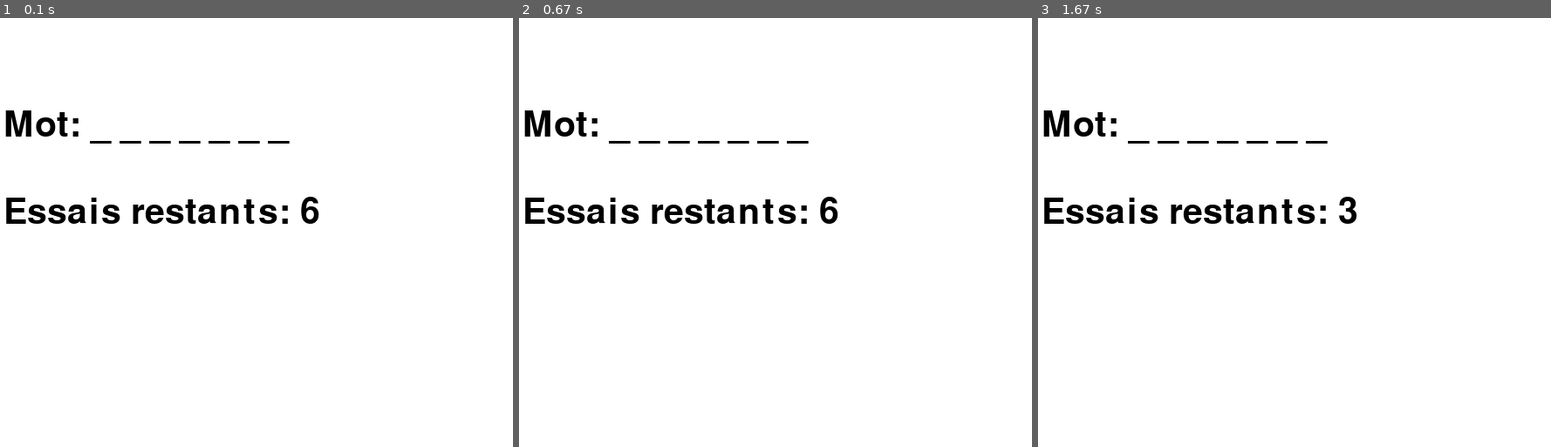
Above: before the commit, frames 1-3 (left to right).
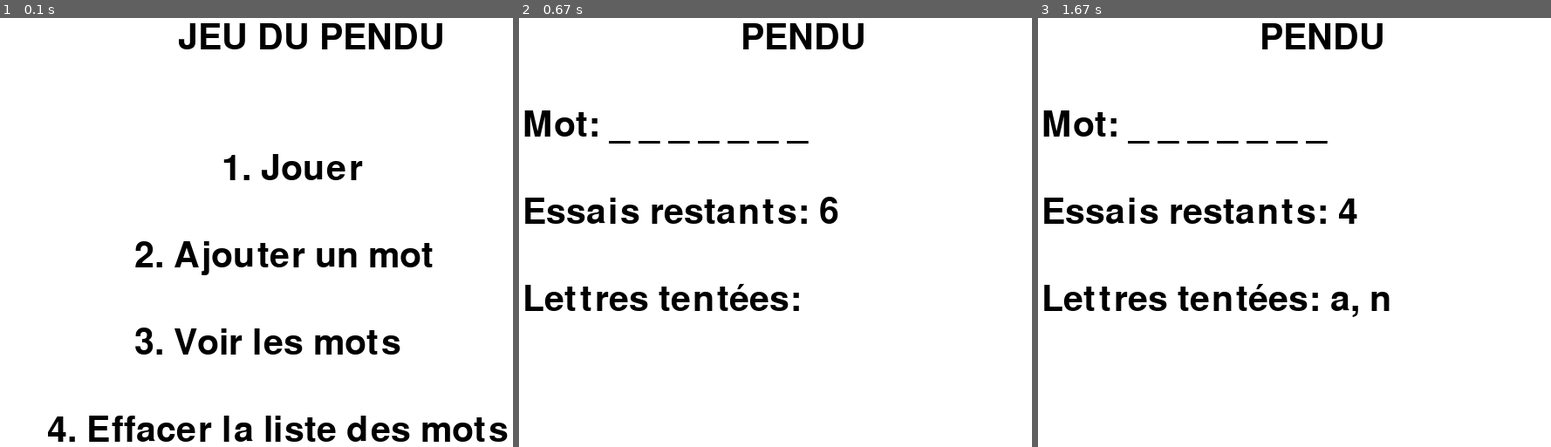
Above: after the commit, the same moments.

Repository: Hippolyte-Geslain/pendu
Game: pygame game, started from Pendu.py
The game is run twice, just before and just after one commit, with the same random seed, the same clock (stepped at 60 frames per second) and the same inputs.
Inputs:
- Up to frame 1 (0.1 s): no input
- Up to frame 2 (0.67 s): tap 1 at 0.33 s
- Up to frame 3 (1.67 s): tap Enter at 0.67, 1.33 s; type "ann" at 1 s

The runs differ from the first frame. In frame 1, 9.4% of the frame differs, in the area x 1-99%, y 1-99%; in frame 2, 2.2%; in frame 3, 2.6%.

Commit message:
réglage branche

Diff:
--- /dev/null
+++ b/Brouillon1.py
@@ -0,0 +1,164 @@
+import pygame
+import random
+import re
+import os
+
+# Initialiser Pygame
+pygame.init()
+
+# Dimensions de la fenêtre
+WIDTH, HEIGHT = 800, 600
+WHITE = (255, 255, 255)
+BLACK = (0, 0, 0)
+RED = (255, 0, 0)
+FONT = pygame.font.Font(None, 60)
+
+# Charger les mots depuis le fichier
+MOTS_FICHIER = "mot.txt"
+
+def charger_mots():
+    if not os.path.exists(MOTS_FICHIER):
+        with open(MOTS_FICHIER, "w") as f:
+            f.write("exemple\n")
+    with open(MOTS_FICHIER, "r") as f:
+        mots = f.read().splitlines()
+    return mots
+
+def ajouter_mot(nouveau_mot):
+    with open(MOTS_FICHIER, "a") as f:
+        f.write(nouveau_mot + "\n")
+
+def choisir_mot():
+    mots = charger_mots()
+    return random.choice(mots)
+
+# Initialiser l'écran
+screen = pygame.display.set_mode((WIDTH, HEIGHT))
+pygame.display.set_caption("Jeu du Pendu")
+
+def afficher_texte(texte, x, y, couleur=BLACK):
+    texte_render = FONT.render(texte, True, couleur)
+    screen.blit(texte_render, (x, y))
+
+def menu_principal():
+    clock = pygame.time.Clock()
+    while True:
+        screen.fill(WHITE)
+        afficher_texte("JEU DU PENDU", WIDTH // 2 - 150, 50)
+        afficher_texte("1. Jouer", WIDTH // 2 - 100, 200)
+        afficher_texte("2. Ajouter un mot", WIDTH // 2 - 200, 300)
+        afficher_texte("3. Voir les mots", WIDTH // 2 - 200, 400)
+        afficher_texte("4. Quitter", WIDTH // 2 - 100, 500)
+        pygame.display.flip()
+
+        for event in pygame.event.get():
+            if event.type == pygame.QUIT:
+                pygame.quit()
+                return
+            if event.type == pygame.KEYDOWN:
+                if event.key == pygame.K_1:
+                    jouer_partie()
+                elif event.key == pygame.K_2:
+                    ajouter_mot_interface()
+                elif event.key == pygame.K_3:
+                    voir_mots()
+                elif event.key == pygame.K_4:
+                    pygame.quit()
+                    return
+
+        clock.tick(30)
+
+def voir_mots():
+    clock = pygame.time.Clock()
+    mots = charger_mots()
+    while True:
+        screen.fill(WHITE)
+        afficher_texte("Liste des mots:", 50, 50)
+        for i, mot in enumerate(mots):
+            afficher_texte(mot, 50, 100 + i * 40)
+        afficher_texte("Appuyez sur Echap pour revenir au menu", 50, HEIGHT - 50, RED)
+        pygame.display.flip()
+
+        for event in pygame.event.get():
+            if event.type == pygame.QUIT:
+                pygame.quit()
+                return
+            if event.type == pygame.KEYDOWN:
+                if event.key == pygame.K_ESCAPE:
+                    return
+
+        clock.tick(30)
+
+def jouer_partie():
+    mot = choisir_mot()
+    lettres_trouvees = set()
+    lettres_tentees = set()
+    essais_restants = 6
+    clock = pygame.time.Clock()
+
+    def mot_cache():
+        return " ".join([lettre if lettre in lettres_trouvees else "_" for lettre in mot])
+
+    while True:
+        screen.fill(WHITE)
+        afficher_texte("PENDU", WIDTH // 2 - 100, 50)
+        afficher_texte(f"Mot: {mot_cache()}", 50, 150)
+        afficher_texte(f"Essais restants: {essais_restants}", 50, 250)
+        afficher_texte(f"Lettres tentées: {', '.join(sorted(lettres_tentees))}", 50, 350)
+
+        pygame.display.flip()
+
+        for event in pygame.event.get():
+            if event.type == pygame.QUIT:
+                pygame.quit()
+                return
+            if event.type == pygame.KEYDOWN:
+                lettre = event.unicode.lower()
+                if lettre.isalpha() and lettre not in lettres_tentees:
+                    lettres_tentees.add(lettre)
+                    if lettre in mot:
+                        lettres_trouvees.add(lettre)
+                    else:
+                        essais_restants -= 1
+
+        if essais_restants <= 0:
+            afficher_texte("Perdu!", WIDTH // 2 - 100, HEIGHT // 2, RED)
+            pygame.display.flip()
+            pygame.time.delay(2000)
+            return
+
+        if all(lettre in lettres_trouvees for lettre in mot):
+            afficher_texte("Gagné!", WIDTH // 2 - 100, HEIGHT // 2, RED)
+            pygame.display.flip()
+            pygame.time.delay(2000)
+            return
+
+        clock.tick(30)
+
+def ajouter_mot_interface():
+    clock = pygame.time.Clock()
+    mot = ""
+    while True:
+        screen.fill(WHITE)
+        afficher_texte("Ajouter un mot", WIDTH // 2 - 150, 50)
+        afficher_texte("Tapez le mot et appuyez sur Entrée:", 50, 150)
+        afficher_texte(mot, 50, 250)
+        pygame.display.flip()
+
+        for event in pygame.event.get():
+            if event.type == pygame.QUIT:
+                pygame.quit()
+                return
+            if event.type == pygame.KEYDOWN:
+                if event.key == pygame.K_RETURN:
+                    ajouter_mot(mot)
+                    return
+                elif event.key == pygame.K_BACKSPACE:
+                    mot = mot[:-1]
+                else:
+                    mot += event.unicode
+
+        clock.tick(30)
+
+if __name__ == "__main__":
+    menu_principal()
--- /dev/null
+++ b/Brouillon2.py
@@ -0,0 +1,178 @@
+import pygame
+import random
+import os
+
+# Initialiser Pygame
+pygame.init()
+
+# Dimensions de la fenêtre
+WIDTH, HEIGHT = 800, 600
+WHITE = (255, 255, 255)
+BLACK = (0, 0, 0)
+RED = (255, 0, 0)
+FONT = pygame.font.Font(None, 60)
+
+# Fichiers locaux
+MOTS_FICHIER = "mot_local.txt"  # Fichier contenant les mots
+SCORES_FICHIER = "scores.txt"   # Fichier pour enregistrer les scores
+
+# Charger les mots depuis le fichier
+def charger_mots():
+    if not os.path.exists(MOTS_FICHIER):
+        with open(MOTS_FICHIER, "w") as f:
+            f.write("exemple\n")
+    with open(MOTS_FICHIER, "r") as f:
+        mots = f.read().splitlines()
+    return mots
+
+def effacer_mots():
+    with open(MOTS_FICHIER, "w") as f:
+        f.write("")  # Réinitialise le fichier en l'effaçant
+
+def ajouter_score(score):
+    if not os.path.exists(SCORES_FICHIER):
+        with open(SCORES_FICHIER, "w") as f:
+            f.write("Scores:\n")
+    with open(SCORES_FICHIER, "a") as f:
+        f.write(f"{score}\n")
+
+def choisir_mot():
+    mots = charger_mots()
+    return random.choice(mots)
+
+# Initialiser l'écran
+screen = pygame.display.set_mode((WIDTH, HEIGHT))
+pygame.display.set_caption("Jeu du Pendu")
+
+def afficher_texte(texte, x, y, couleur=BLACK):
+    texte_render = FONT.render(texte, True, couleur)
+    screen.blit(texte_render, (x, y))
+
+def menu_principal():
+    clock = pygame.time.Clock()
+    while True:
+        screen.fill(WHITE)
+        afficher_texte("JEU DU PENDU", WIDTH // 2 - 150, 50)
+        afficher_texte("1. Jouer", WIDTH // 2 - 100, 200)
+        afficher_texte("2. Ajouter un mot", WIDTH // 2 - 200, 300)
+        afficher_texte("3. Voir les mots", WIDTH // 2 - 200, 400)
+        afficher_texte("4. Effacer la liste des mots", WIDTH // 2 - 300, 500)
+        afficher_texte("5. Quitter", WIDTH // 2 - 100, 600)
+        pygame.display.flip()
+
+        for event in pygame.event.get():
+            if event.type == pygame.QUIT:
+                pygame.quit()
+                return
+            if event.type == pygame.KEYDOWN:
+                if event.key == pygame.K_1:
+                    jouer_partie()
+                elif event.key == pygame.K_2:
+                    ajouter_mot_interface()
+                elif event.key == pygame.K_3:
+                    voir_mots()
+                elif event.key == pygame.K_4:
+                    effacer_mots()
+                elif event.key == pygame.K_5:
+                    pygame.quit()
+                    return
+
+        clock.tick(30)
+
+def voir_mots():
+    clock = pygame.time.Clock()
+    mots = charger_mots()
+    while True:
+        screen.fill(WHITE)
+        afficher_texte("Liste des mots:", 50, 50)
+        for i, mot in enumerate(mots):
+            afficher_texte(mot, 50, 100 + i * 40)
+        afficher_texte("Appuyez sur Echap pour revenir au menu", 50, HEIGHT - 50, RED)
+        pygame.display.flip()
+
+        for event in pygame.event.get():
+            if event.type == pygame.QUIT:
+                pygame.quit()
+                return
+            if event.type == pygame.KEYDOWN:
+                if event.key == pygame.K_ESCAPE:
+                    return
+
+        clock.tick(30)
+
+def jouer_partie():
+    mot = choisir_mot()
+    lettres_trouvees = set()
+    lettres_tentees = set()
+    essais_restants = 6
+    clock = pygame.time.Clock()
+
+    def mot_cache():
+        return " ".join([lettre if lettre in lettres_trouvees else "_" for lettre in mot])
+
+    while True:
+        screen.fill(WHITE)
+        afficher_texte("PENDU", WIDTH // 2 - 100, 50)
+        afficher_texte(f"Mot: {mot_cache()}", 50, 150)
+        afficher_texte(f"Essais restants: {essais_restants}", 50, 250)
+        afficher_texte(f"Lettres tentées: {', '.join(sorted(lettres_tentees))}", 50, 350)
+
+        pygame.display.flip()
+
+        for event in pygame.event.get():
+            if event.type == pygame.QUIT:
+                pygame.quit()
+                return
+            if event.type == pygame.KEYDOWN:
+                lettre = event.unicode.lower()
+                if lettre.isalpha() and lettre not in lettres_tentees:
+                    lettres_tentees.add(lettre)
+                    if lettre in mot:
+                        lettres_trouvees.add(lettre)
+                    else:
+                        essais_restants -= 1
+
+        if essais_restants <= 0:
+            afficher_texte("Perdu!", WIDTH // 2 - 100, HEIGHT // 2, RED)
+            pygame.display.flip()
+            pygame.time.delay(2000)
+            ajouter_score(0)  # Score de 0 pour une partie perdue
+            return
+
+        if all(lettre in lettres_trouvees for lettre in mot):
+            afficher_texte("Gagné!", WIDTH // 2 - 100, HEIGHT // 2, RED)
+            pygame.display.flip()
+            pygame.time.delay(2000)
+            score = essais_restants * 10  # Exemple de calcul de score
+            ajouter_score(score)
+            return
+
+        clock.tick(30)
+
+def ajouter_mot_interface():
+    clock = pygame.time.Clock()
+    mot = ""
+    while True:
+        screen.fill(WHITE)
+        afficher_texte("Ajouter un mot", WIDTH // 2 - 150, 50)
+        afficher_texte("Tapez le mot et appuyez sur Entrée:", 50, 150)
+        afficher_texte(mot, 50, 250)
+        pygame.display.flip()
+
+        for event in pygame.event.get():
+            if event.type == pygame.QUIT:
+                pygame.quit()
+                return
+            if event.type == pygame.KEYDOWN:
+                if event.key == pygame.K_RETURN:
+                    ajouter_mot(mot)
+                    return
+                elif event.key == pygame.K_BACKSPACE:
+                    mot = mot[:-1]
+                else:
+                    mot += event.unicode
+
+        clock.tick(30)
+
+if __name__ == "__main__":
+    menu_principal()
--- a/Pendu.py
+++ b/Pendu.py
@@ -1,5 +1,6 @@
 import pygame
 import random
+import os
 
 # Initialiser Pygame
 pygame.init()
@@ -8,77 +9,170 @@
 WIDTH, HEIGHT = 800, 600
 WHITE = (255, 255, 255)
 BLACK = (0, 0, 0)
-FONT = pygame.font.Font(None, 60) #pygame.font.SysFont(None, 60) sert a changer la police
+RED = (255, 0, 0)
+FONT = pygame.font.Font(None, 60)
 
-# Charger les mots depuis un fichier
-MOTS_FICHIER = "mots.txt"
+# Fichiers locaux
+MOTS_FICHIER = "mot_local.txt"  # Fichier contenant les mots
+SCORES_FICHIER = "scores.txt"   # Fichier pour enregistrer les scores
 
+# Charger les mots depuis le fichier
 def charger_mots():
-    try:
-        with open(MOTS_FICHIER, "r") as f:
-            return f.read().splitlines() #read().splitlines() sert a lire les lignes du fichier
-    except FileNotFoundError: #si le fichier n'existe pas
-        return ["exemple"]
+    if not os.path.exists(MOTS_FICHIER):
+        with open(MOTS_FICHIER, "w") as f:
+            f.write("exemple\n")
+    with open(MOTS_FICHIER, "r") as f:
+        mots = f.read().splitlines()
+    return mots
+
+def effacer_mots():
+    with open(MOTS_FICHIER, "w") as f:
+        f.write("")  # Réinitialise le fichier en l'effaçant
+
+def ajouter_score(score):
+    if not os.path.exists(SCORES_FICHIER):
+        with open(SCORES_FICHIER, "w") as f:
+            f.write("Scores:\n")
+    with open(SCORES_FICHIER, "a") as f:
+        f.write(f"{score}\n")
 
 def choisir_mot():
     mots = charger_mots()
     return random.choice(mots)
 
 # Initialiser l'écran
-screen = pygame.display.set_mode((WIDTH, HEIGHT)) #pygame.display.set_mode((WIDTH, HEIGHT)) sert a creer la fenetre
-pygame.display.set_caption("Jeu du Pendu") #pygame.display.set_caption("Jeu du Pendu") sert a changer le titre de la fenetre
+screen = pygame.display.set_mode((WIDTH, HEIGHT))
+pygame.display.set_caption("Jeu du Pendu")
 
-# Fonction pour afficher du texte sur l'écran
 def afficher_texte(texte, x, y, couleur=BLACK):
-    texte_render = FONT.render(texte, True, couleur) #.render(texte, True, couleur) sert a creer un objet texte
-    screen.blit(texte_render, (x, y))  #.blit(texte_render, (x, y)) sert a afficher le texte sur l'ecran
+    texte_render = FONT.render(texte, True, couleur)
+    screen.blit(texte_render, (x, y))
 
-# Fonction principale du jeu
-def jouer():
-    mot = choisir_mot()
-    lettres_trouvees = set()
-    essais_restants = 6
-    clock = pygame.time.Clock() #pygame.time.Clock() sert a creer un objet clock (qui est un minuteur)
-
-    # Boucle principale du jeu
-    running = True
-    while running:
-        screen.fill(WHITE)  # Remplir l'écran avec du blanc
-
-        # Afficher l'état actuel
-        mot_affiche = " ".join([lettre if lettre in lettres_trouvees else "_" for lettre in mot])
-        afficher_texte(f"Mot: {mot_affiche}", 50, 150)
-        afficher_texte(f"Essais restants: {essais_restants}", 50, 250)
-
-        pygame.display.flip()  # Mettre à jour l'affichage
+def menu_principal():
+    clock = pygame.time.Clock()
+    while True:
+        screen.fill(WHITE)
+        afficher_texte("JEU DU PENDU", WIDTH // 2 - 150, 50)
+        afficher_texte("1. Jouer", WIDTH // 2 - 100, 200)
+        afficher_texte("2. Ajouter un mot", WIDTH // 2 - 200, 300)
+        afficher_texte("3. Voir les mots", WIDTH // 2 - 200, 400)
+        afficher_texte("4. Effacer la liste des mots", WIDTH // 2 - 300, 500)
+        afficher_texte("5. Quitter", WIDTH // 2 - 100, 600)
+        pygame.display.flip()
 
         for event in pygame.event.get():
             if event.type == pygame.QUIT:
-                running = False
+                pygame.quit()
+                return
+            if event.type == pygame.KEYDOWN:
+                if event.key == pygame.K_1:
+                    jouer_partie()
+                elif event.key == pygame.K_2:
+                    ajouter_mot_interface()
+                elif event.key == pygame.K_3:
+                    voir_mots()
+                elif event.key == pygame.K_4:
+                    effacer_mots()
+                elif event.key == pygame.K_5:
+                    pygame.quit()
+                    return
+
+        clock.tick(30)
+
+def voir_mots():
+    clock = pygame.time.Clock()
+    mots = charger_mots()
+    while True:
+        screen.fill(WHITE)
+        afficher_texte("Liste des mots:", 50, 50)
+        for i, mot in enumerate(mots):
+            afficher_texte(mot, 50, 100 + i * 40)
+        afficher_texte("Appuyez sur Echap pour revenir au menu", 50, HEIGHT - 50, RED)
+        pygame.display.flip()
+
+        for event in pygame.event.get():
+            if event.type == pygame.QUIT:
+                pygame.quit()
+                return
+            if event.type == pygame.KEYDOWN:
+                if event.key == pygame.K_ESCAPE:
+                    return
+
+        clock.tick(30)
+
+def jouer_partie():
+    mot = choisir_mot()
+    lettres_trouvees = set()
+    lettres_tentees = set()
+    essais_restants = 6
+    clock = pygame.time.Clock()
+
+    def mot_cache():
+        return " ".join([lettre if lettre in lettres_trouvees else "_" for lettre in mot])
+
+    while True:
+        screen.fill(WHITE)
+        afficher_texte("PENDU", WIDTH // 2 - 100, 50)
+        afficher_texte(f"Mot: {mot_cache()}", 50, 150)
+        afficher_texte(f"Essais restants: {essais_restants}", 50, 250)
+        afficher_texte(f"Lettres tentées: {', '.join(sorted(lettres_tentees))}", 50, 350)
+
+        pygame.display.flip()
+
+        for event in pygame.event.get():
+            if event.type == pygame.QUIT:
+                pygame.quit()
+                return
             if event.type == pygame.KEYDOWN:
                 lettre = event.unicode.lower()
-                if lettre.isalpha() and lettre not in lettres_trouvees:
+                if lettre.isalpha() and lettre not in lettres_tentees:
+                    lettres_tentees.add(lettre)
                     if lettre in mot:
                         lettres_trouvees.add(lettre)
                     else:
                         essais_restants -= 1
 
-        # Conditions de fin
         if essais_restants <= 0:
-            afficher_texte("Perdu!", WIDTH // 2 - 100, HEIGHT // 2)
+            afficher_texte("Perdu!", WIDTH // 2 - 100, HEIGHT // 2, RED)
             pygame.display.flip()
             pygame.time.delay(2000)
-            running = False
+            ajouter_score(0)  # Score de 0 pour une partie perdue
+            return
 
         if all(lettre in lettres_trouvees for lettre in mot):
-            afficher_texte("Gagné!", WIDTH // 2 - 100, HEIGHT // 2)
+            afficher_texte("Gagné!", WIDTH // 2 - 100, HEIGHT // 2, RED)
             pygame.display.flip()
             pygame.time.delay(2000)
-            running = False
+            score = essais_restants * 10  # Exemple de calcul de score
+            ajouter_score(score)
+            return
 
-        clock.tick(30)  # Limiter à 30 FPS
+        clock.tick(30)
 
-# Lancer le jeu
+def ajouter_mot_interface():
+    clock = pygame.time.Clock()
+    mot = ""
+    while True:
+        screen.fill(WHITE)
+        afficher_texte("Ajouter un mot", WIDTH // 2 - 150, 50)
+        afficher_texte("Tapez le mot et appuyez sur Entrée:", 50, 150)
+        afficher_texte(mot, 50, 250)
+        pygame.display.flip()
+
+        for event in pygame.event.get():
+            if event.type == pygame.QUIT:
+                pygame.quit()
+                return
+            if event.type == pygame.KEYDOWN:
+                if event.key == pygame.K_RETURN:
+                    ajouter_mot(mot)
+                    return
+                elif event.key == pygame.K_BACKSPACE:
+                    mot = mot[:-1]
+                else:
+                    mot += event.unicode
+
+        clock.tick(30)
+
 if __name__ == "__main__":
-    jouer()
-    pygame.quit()
+    menu_principal()
--- /dev/null
+++ b/Projet_1.py
@@ -0,0 +1,2 @@
+mots = []
+whith open("mots.txt") as f:
--- /dev/null
+++ b/Score.txt
@@ -0,0 +1 @@
+Score
--- /dev/null
+++ b/mots.txt
@@ -0,0 +1 @@
+pomme banane orange raisin fraise kiwi mangue ananas citron pastèque abricot prune cerise poire figue
Not shown, added: mot.odt
Not shown, added: score.odt
